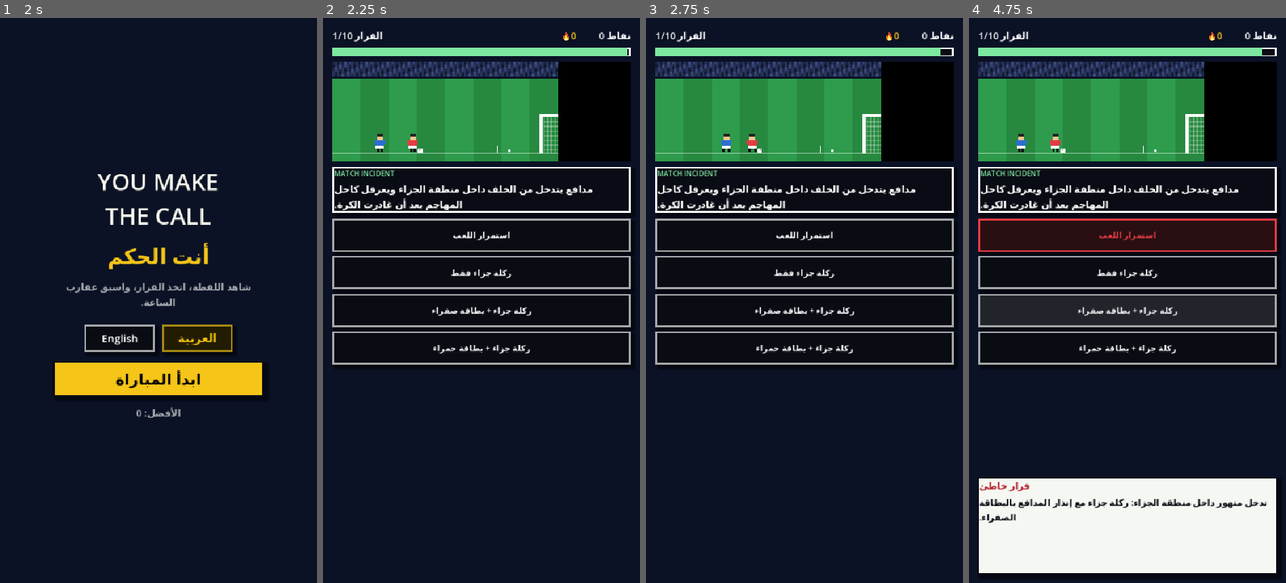
Above: before the commit, frames 1-4 (left to right).
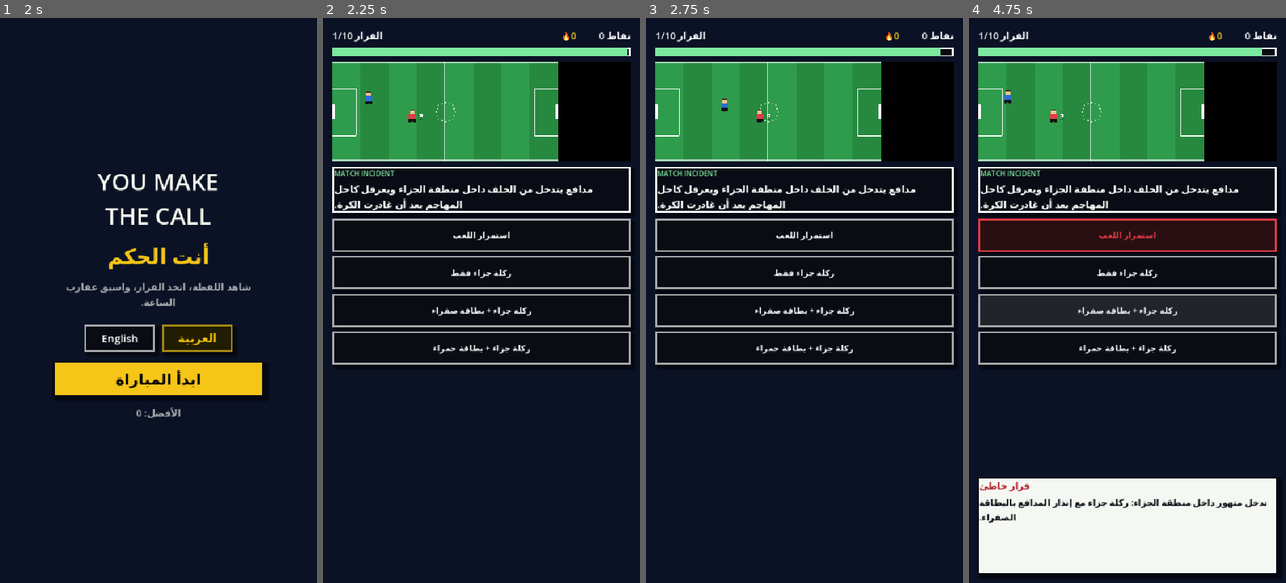
Above: after the commit, the same moments.

Repository: BoykaCode/you-make-the-call-godot
Game: Godot game, scene res://scenes/Main.tscn
Two runs of this game, one before a commit and one after it. Both use one fixed random seed, a clock stepped at 60 frames per second and the inputs below.
Inputs:
- Up to frame 1 (2 s): click "English" at 0.5 s; click "العربية" at 1.25 s
- Up to frame 2 (2.25 s): click "ابدأ المباراة" at 2 s
- Up to frame 3 (2.75 s): no input
- Up to frame 4 (4.75 s): click "استمرار اللعب" at 2.75 s; click "ركلة جزاء فقط" at 3.5 s; click "ركلة جزاء + بطاقة صفراء" at 4.25 s

Frame 1 is identical in both runs. In frame 2, 3.2% of the frame differs, in the area x 2-75%, y 7-26%; in frame 3, 3.1%; in frame 4, 3.2%.

Commit message:
Retro Goal-style prototype: top-down slide tackle
Rewrote _anim_slide with:
- Top-down pitch: alternating grass stripes, halfway line, center circle, both penalty boxes, sidelines, small goals
- Top-down players: 5x8 sprites with head + shirt + shorts + alternating feet (2-frame walk cycle)
- Sliding defender: elongated horizontal shape with motion lines
- Fallen attacker: crumpled sprite with sprawled legs
- Impact burst: yellow spark at contact
- Ball: white 3x3 with shadow + pentagon dot

Direction is: bird's-eye camera + readable team kits from above (Retro Goal aesthetic). All other 19 scenarios still use the original side-view style — waiting on user approval of this prototype before scaling up.

Diff:
--- a/scripts/PixelScene.gd
+++ b/scripts/PixelScene.gd
@@ -122,18 +122,148 @@
 	_px(x + (5 if l else 4), y - 3, 2, 3, Color("#111"))
 
 # ---------- animations (one per scenario) ----------
+## Retro Goal-style top-down slide tackle. Whole pitch visible from above,
+## players are ~5x8 blocks with shirt/shorts/head, real run + slide cycles.
 func _anim_slide(t: float) -> void:
-	var f = _F(t)
+	_pitch_topdown()
+	var f = _F(t)  # 2-frame walk cycle
+
+	# Attacker (RED shirt) dribbles left→right along mid-lane, then falls
+	# Defender (BLU shirt) sprints in from upper-left, slides at t≈0.55
+	# Ball tracks attacker's front foot until tackle, then squirts forward
+	var att_x: float
+	var att_y: float = 46
+	var def_x: float
+	var def_y: float
+	var ball_x: float
+	var ball_y: float
+
 	if t < 0.55:
 		var p = _ph(t, 0, 0.55)
-		_guy(60 + 40 * p, G, RED, f)
-		_ball_at(60 + 40 * p + 9, G, f)
-		_guy(30 + 58 * p, G, BLU, f)
-	else:
-		_guy(98, G, RED, 0, {"fall": true})
-		_guy(82, G, BLU, 0, {"fall": true})
-		_ball_at(112 + 46 * _ph(t, 0.55, 1), G, _F(t))
-		_bang(100, 48)
+		att_x = 60 + 60 * p
+		def_x = 20 + 80 * p
+		def_y = 30 + 15 * p  # angles down toward attacker
+		ball_x = att_x + 8
+		ball_y = att_y - 1
+		_topdown_player(att_x, att_y, RED, WHITE, f, 0)         # running east
+		_topdown_player(def_x, def_y, BLU, WHITE, f, 30)        # angling in
+		_ball_topdown(ball_x, ball_y, f)
+	else:
+		var q = _ph(t, 0.55, 1)
+		# Defender extends into a slide — long horizontal shape
+		var slide_x = 90 + 8 * q
+		var slide_y = 46
+		_topdown_player_sliding(slide_x, slide_y, BLU, WHITE, 90)
+		# Attacker tumbles — smaller crumpled shape past contact point
+		_topdown_player_fallen(100, 45, RED, WHITE, q)
+		# Ball squirts forward past the tackle
+		ball_x = 108 + 60 * q
+		ball_y = 45 - 6 * sin(q * PI) * 0.5
+		_ball_topdown(ball_x, ball_y, f)
+		# Impact spark
+		if q < 0.35:
+			_impact_burst(96, 46, 1.0 - q / 0.35)
+
+func _pitch_topdown() -> void:
+	# Alternating grass stripes going TOP-DOWN (bands across the pitch length)
+	var band_a = Color("#2E9C4C")
+	var band_b = Color("#27893F")
+	for x in range(0, int(LOGICAL_W), 24):
+		var c = band_a if (x / 24) % 2 == 0 else band_b
+		_px(x, 0, 24, LOGICAL_H, c)
+	# Halfway line vertical
+	_px(int(LOGICAL_W / 2) - 1, 0, 1, int(LOGICAL_H), Color(1, 1, 1, 0.75))
+	# Center circle (small)
+	_circle_ring(int(LOGICAL_W / 2), int(LOGICAL_H / 2), 8, Color(1, 1, 1, 0.75))
+	# Sidelines
+	_px(0, 0, LOGICAL_W, 1, Color(1, 1, 1, 0.6))
+	_px(0, LOGICAL_H - 1, LOGICAL_W, 1, Color(1, 1, 1, 0.6))
+	# Left penalty box
+	_px(0, 22, 20, 1, WHITE)
+	_px(20, 22, 1, 40, WHITE)
+	_px(0, 62, 20, 1, WHITE)
+	# Right penalty box
+	_px(172, 22, 20, 1, WHITE)
+	_px(172, 22, 1, 40, WHITE)
+	_px(172, 62, 20, 1, WHITE)
+	# Goals (very small ends)
+	_px(0, 36, 2, 12, WHITE)
+	_px(190, 36, 2, 12, WHITE)
+
+func _circle_ring(cx: int, cy: int, r: int, col: Color) -> void:
+	# Rough pixel ring — plot 16 arc points
+	for i in range(16):
+		var ang = i / 16.0 * TAU
+		var x = cx + int(round(cos(ang) * r))
+		var y = cy + int(round(sin(ang) * r))
+		_px(x, y, 1, 1, col)
+
+func _topdown_player(x: float, y: float, shirt: Color, shorts: Color, f: int, facing_deg: float) -> void:
+	# Facing_deg unused for simple top-down; player facing "east" (+x)
+	# Shadow
+	_px(x - 2, y + 4, 6, 1, Color(0, 0, 0, 0.35))
+	# Shorts (below shirt in top-down = "bottom" of sprite, dark)
+	_px(x - 2, y + 2, 6, 2, Color("#111"))
+	# Shirt (main body)
+	_px(x - 2, y - 2, 6, 4, shirt)
+	# Head (skin on top)
+	_px(x - 1, y - 5, 4, 3, SKIN)
+	# Hair dot
+	_px(x - 1, y - 6, 4, 1, Color("#3B2818"))
+	# Feet (2-frame alternating)
+	if f == 0:
+		_px(x - 2, y + 4, 2, 1, Color("#111"))
+		_px(x + 2, y + 4, 2, 1, Color("#111"))
+	else:
+		_px(x - 1, y + 4, 2, 1, Color("#111"))
+		_px(x + 1, y + 4, 2, 1, Color("#111"))
+
+func _topdown_player_sliding(x: float, y: float, shirt: Color, shorts: Color, facing_deg: float) -> void:
+	# Sliding = elongated horizontal shape, arms tucked
+	# Shadow (long)
+	_px(x - 8, y + 3, 16, 2, Color(0, 0, 0, 0.4))
+	# Legs stretched forward
+	_px(x + 2, y - 1, 6, 3, Color("#111"))
+	_px(x + 8, y, 3, 1, Color("#111"))  # foot
+	# Shirt (compressed under motion)
+	_px(x - 4, y - 2, 6, 4, shirt)
+	# Head trailing
+	_px(x - 7, y - 1, 3, 2, SKIN)
+	# Motion lines
+	_px(x - 10, y - 1, 2, 1, Color(1, 1, 1, 0.7))
+	_px(x - 10, y + 1, 2, 1, Color(1, 1, 1, 0.7))
+
+func _topdown_player_fallen(x: float, y: float, shirt: Color, shorts: Color, q: float) -> void:
+	# Crumpled: shirt is a lump, legs sprawled at odd angles
+	var jitter = int(q * 3) % 2
+	# Shadow
+	_px(x - 4, y + 3, 10, 2, Color(0, 0, 0, 0.35))
+	# Body scrunched
+	_px(x - 3, y - 2, 6, 4, shirt)
+	# Head off to side
+	_px(x - 6, y, 3, 3, SKIN)
+	# Sprawled leg 1 (up-right)
+	_px(x + 3, y - 2 + jitter, 4, 2, Color("#111"))
+	# Sprawled leg 2 (down)
+	_px(x + 2, y + 2, 3, 2, Color("#111"))
+
+func _ball_topdown(x: float, y: float, f: int) -> void:
+	# Shadow below the ball
+	_px(x - 1, y + 3, 3, 1, Color(0, 0, 0, 0.4))
+	# Ball
+	_px(x - 1, y - 1, 3, 3, WHITE)
+	# Pentagon dot for classic look
+	_px(x + (0 if f == 0 else 1) - 1, y, 1, 1, BLACK)
+
+func _impact_burst(x: float, y: float, intensity: float) -> void:
+	# Little cross of yellow pixels
+	var alpha = intensity
+	var spark = Color(1, 0.85, 0.1, alpha)
+	_px(x, y - 3, 1, 2, spark)
+	_px(x, y + 2, 1, 2, spark)
+	_px(x - 3, y, 2, 1, spark)
+	_px(x + 2, y, 2, 1, spark)
+	_px(x - 1, y - 1, 3, 3, Color(1, 1, 0.4, alpha * 0.6))
 
 func _anim_passback(t: float) -> void:
 	var f = _F(t)
